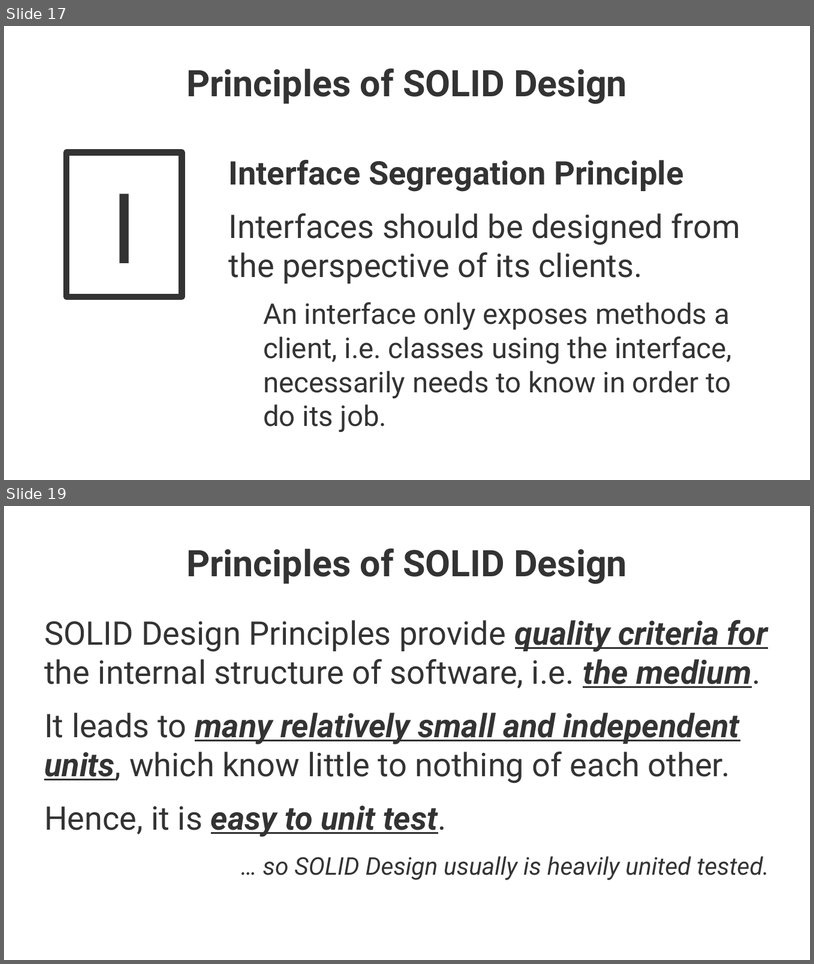
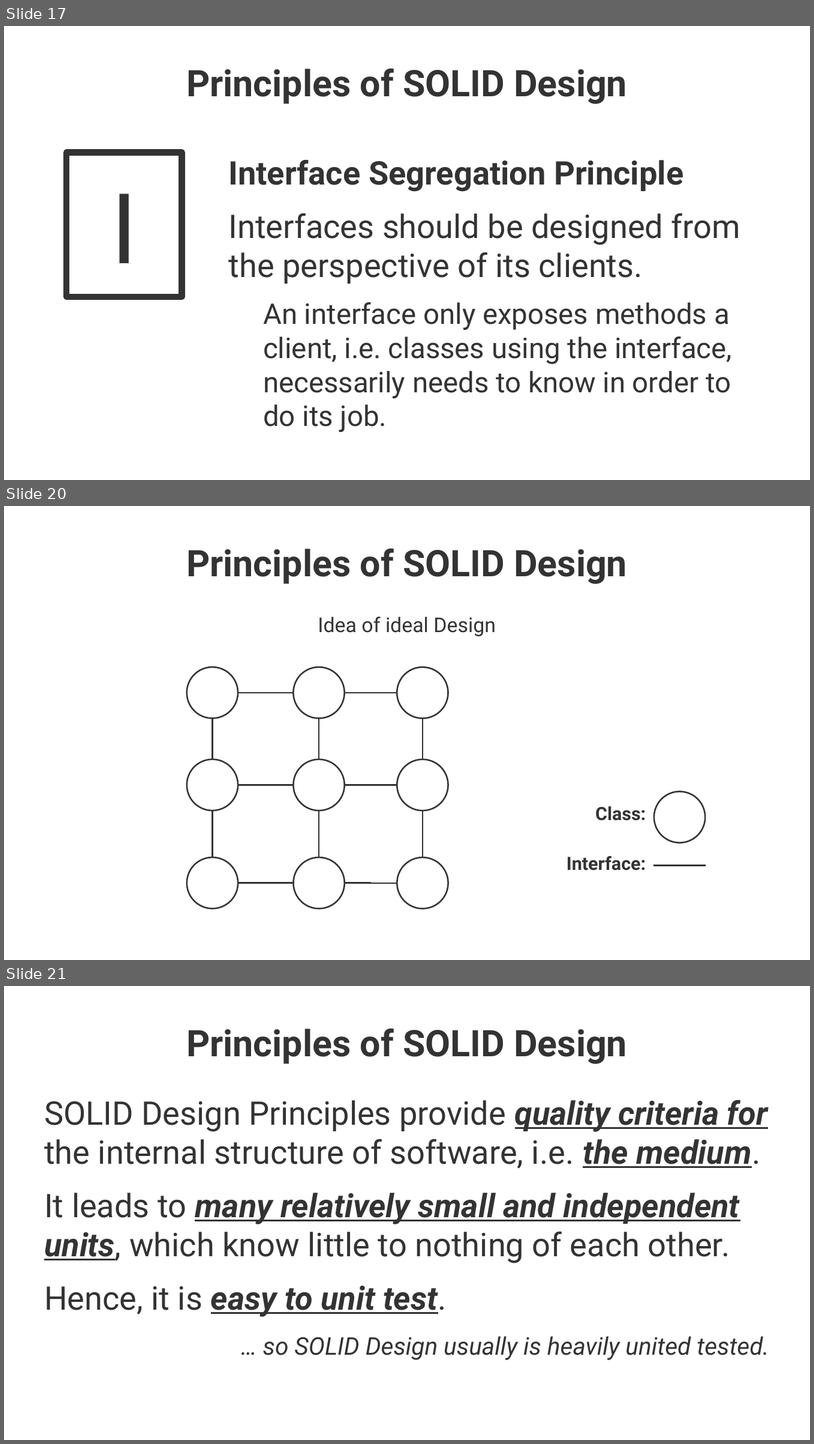
Before and after one commit to maxmeffert/SystemTesting, a slide deck: Presentation/Presentation.odp. Shown one above the other, each under a label of ours: slides 17 and 19 before the commit, slides 17, 20 and 21 after it; the slides between them are not shown. The pictures are 814x964 and 814x1444 pixels, drawn with LibreOffice and Linux fonts; fonts in the diff are those of the drawing; background and template pictures are left out. Boxes give left, top, right and bottom in pixels: in the first picture for what was removed or moved away, otherwise in the second. Text is boxed around its words. In the diff, an @@ line names an element or a change of style, - is before the commit and + after.

```diff
--- a/Presentation/Presentation.odp
+++ b/Presentation/Presentation.odp
@@ slide 20 added at box(4, 506, 810, 960), background picture (left out) @@
@@ title added at box(186, 548, 627, 584), 36 pt, text #333333, bold @@
+Principles of SOLID Design
@@ text added at box(318, 616, 496, 636), 20 pt, text #333333 @@
+Idea of ideal Design
@@ group added at box(187, 667, 449, 909): 12 elbow lines, 9 ellipses @@
@@ group added at box(567, 792, 707, 870): 2 texts, 1 ellipse, 1 elbow line @@
+Class:
+Interface:
@@ what was slide 19 is now slide 21 @@
```
Also in this commit, not shown: 2 slides changed, 1 other slide added, 1 other file.
